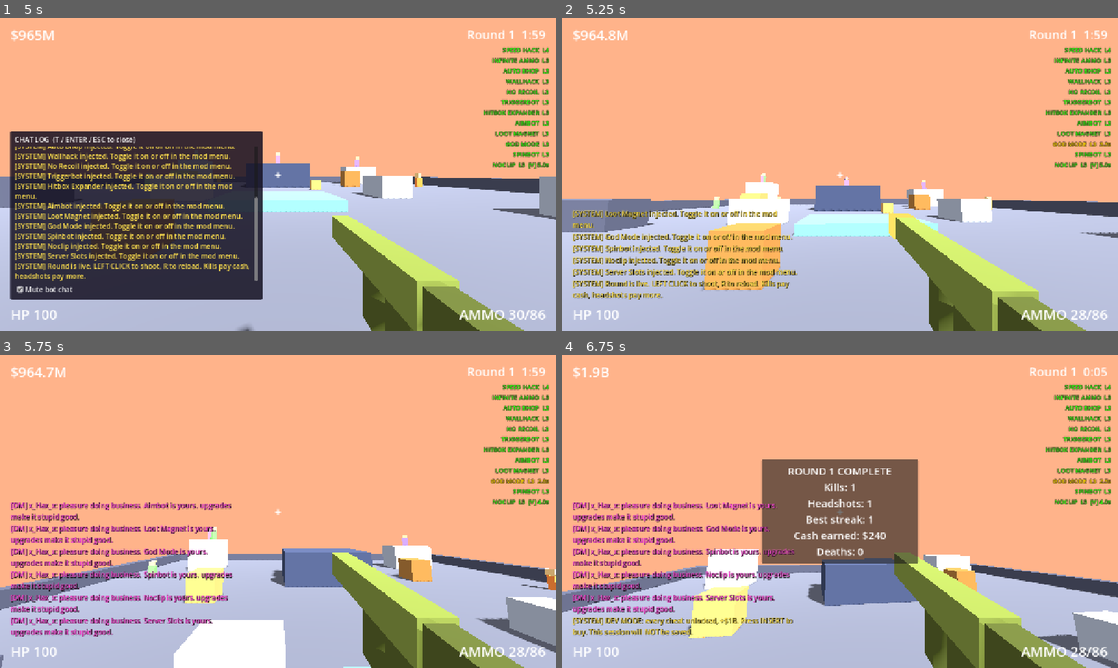
Above: before the commit, frames 1-4 (two rows, left to right).
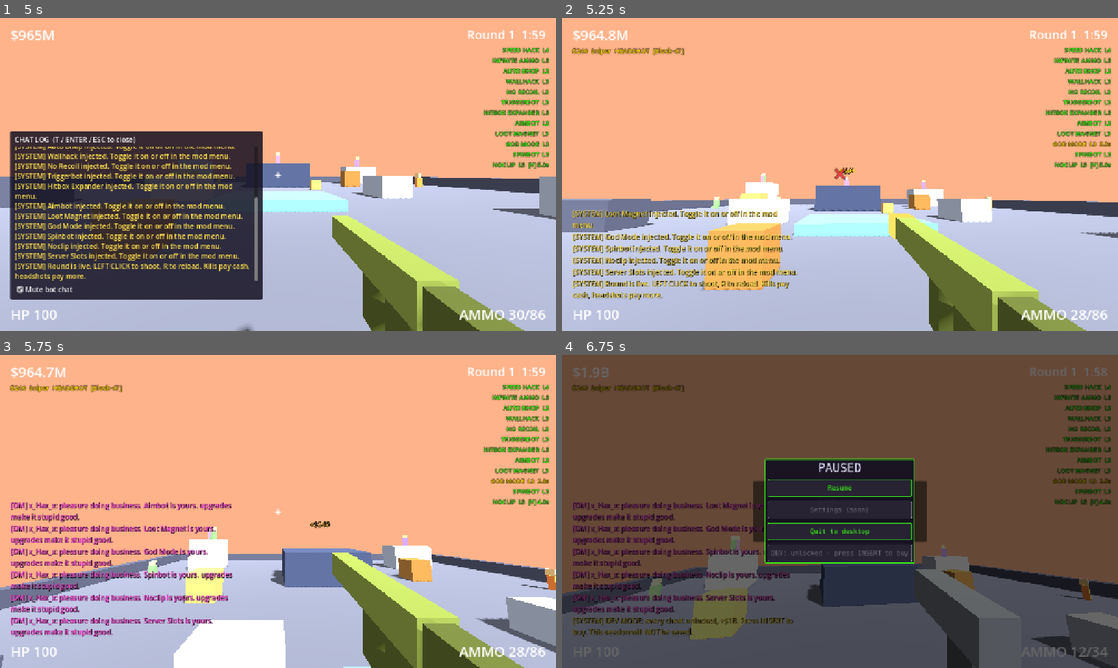
Above: after the commit, the same moments.

Repository: yeahlolnice/PixleShooterIdle
Game: Godot game, scene res://tools/screenshot_tour.tscn
The game is run twice, just before and just after one commit, with the same random seed, the same clock (stepped at 60 frames per second) and the same inputs. This scene is started directly instead of the project's main scene.
Inputs (mouse positions are in pixels of both pictures, inside the frame that each line leads up to):
- Up to frame 1 (5 s): tap Enter at 0.5 s; move the mouse to (400, 158) at 0.52 s; hold D (move_right) 0.53-1.25 s; hold Right mouse button (aim) 0.53-1.25 s; tap Space (jump) at 0.77, 2 s; click (400, 158) at 0.8 s; drag from (166, 190) to (250, 237) at 1.27 s; move the mouse to (333, 105) at 2.02 s; hold D (move_right) 2.03-2.75 s; hold V (noclip) 2.03-2.75 s; click (333, 105) at 2.17 s; right-click (333, 105) at 2.3 s; click "Mute bot chat" at 2.75 s; click "BUY $100" at 3.5 s; drag from (250, 237) to (111, 127) at 4.27 s
- Up to frame 2 (5.25 s): move the mouse to (1006, 221) at 5.02 s; hold A (move_left) from 5.03 s (still down); hold T (chat) from 5.03 s (still down); click (1006, 221) at 5.17 s
- Up to frame 3 (5.75 s): keep holding A (move_left); keep holding T (chat); tap Space (jump) at 5.27 s; tap V (noclip) at 5.3 s; tap R (reload) at 5.65 s
- Up to frame 4 (6.75 s): release A (move_left) at 5.75 s; release T (chat) at 5.75 s; drag from (673, 464) to (756, 433) at 5.77 s; move the mouse to (867, 511) at 6.52 s; hold S (move_back) from 6.53 s (still down); hold V (noclip) from 6.53 s (still down)

Frame 1 is identical in both runs. In frame 2, 0.4% of the frame differs, in the area x 1-53%, y 9-52%; in frame 3, 0.4%; in frame 4, 100%, in the area x 0-100%, y 0-100%.

Commit message:
TASK-027: juice pack (hit markers, pop-ups, kill feed, death screen, shake, scope)
- Hit marker over the crosshair on every hit (red on headshots, bigger on
  kills); floating damage numbers and "+$cash" over the body (HitFx).
- Kill feed (top left): cash, bot type, HEADSHOT, gun; 5 lines, fading.
- Death screen naming the killer with a respawn countdown.
- Sniper scope overlay (dark ring + cross) while scoped.
- Screen shake on hits taken and shots fired (player.json "shake",
  camera view offset only, never the aim).
- New EventBus signals kill_rewarded (exact payout) and scope_changed.
- Found by the windowed tour: the feedback layer was 0x0 because
  set_anchors_preset keeps the current rect; now set_anchors_and_offsets.
- Tests for every piece. D57.

Co-Authored-By: Claude Opus 5.5 <noreply@anthropic.com>

Diff:
--- a/autoload/event_bus.gd
+++ b/autoload/event_bus.gd
@@ -47,6 +47,11 @@
 # --- Economy / progression ----------------------------------------------------
 ## GameState cash changed. delta is negative for spending.
 signal cash_changed(total: float, delta: float)
+## MatchTracker paid `cash` for a bot kill; info is the bot_killed payload
+## (position, headshot, bot_type, gun_id). Juice: kill feed, +$ pop-ups.
+signal kill_rewarded(cash: float, info: Dictionary)
+## Scope view on/off (WeaponManager); HUD draws the scope overlay.
+signal scope_changed(scoped: bool)
 ## GameState kill counters changed.
 signal kills_changed(kills: int, lifetime_kills: int)
 ## A cheat became purchasable (kill or prestige threshold reached).
--- a/core/data_schema.gd
+++ b/core/data_schema.gd
@@ -243,7 +243,12 @@
 			"mouse_sensitivity": _NUM_POS,
 			"pitch_limit_deg": {"type": "number", "exclusive_min": 0, "max": 90},
 			"respawn_delay_s": _NUM_NONNEG,
-		},
+			"shake": {
+				"type": "object",
+				"fields": {"on_hit": _NUM_NONNEG, "on_fire": _NUM_NONNEG, "max": _NUM_NONNEG, "decay_per_s": _NUM_POS},
+			},
+		},
+		"optional": ["shake"],
 	},
 	"guns": {
 		"type": "object",
--- a/core/match_tracker.gd
+++ b/core/match_tracker.gd
@@ -96,7 +96,8 @@
 
 
 func _on_bot_killed(_bot: Node, info: Dictionary) -> void:
-	record_kill(bool(info.get("headshot", false)), String(info.get("bot_type", "")))
+	var cash := record_kill(bool(info.get("headshot", false)), String(info.get("bot_type", "")))
+	EventBus.kill_rewarded.emit(cash, info)
 
 
 func _on_player_died(_info: Dictionary) -> void:
--- a/data/player.json
+++ b/data/player.json
@@ -10,6 +10,7 @@
   "mouse_sensitivity": 0.12,
   "pitch_limit_deg": 89,
   "respawn_delay_s": 3.0,
+  "shake": {"on_hit": 0.12, "on_fire": 0.012, "max": 0.25, "decay_per_s": 1.2},
   "fall_kill_y": -20.0,
   "nav": {
     "agent_radius": 0.5,
--- a/scenes/main.gd
+++ b/scenes/main.gd
@@ -54,6 +54,9 @@
 	loot.tracker = tracker
 	loot.container = spawner   # _clear_bots frees leftover loot with the bots
 	add_child(loot)
+	var fx := HitFx.new()
+	fx.name = "HitFx"
+	add_child(fx)
 	ui_layer.add_child(load("res://ui/hud/hud.tscn").instantiate())
 	# Chat before the menus so open menus draw on top of it.
 	ui_layer.add_child(load("res://ui/chat/chat_box.tscn").instantiate())
--- /dev/null
+++ b/shooter/fx/hit_fx.gd
@@ -0,0 +1,49 @@
+class_name HitFx
+extends Node3D
+## World-space juice (TASK-027): floating damage numbers on bot_damaged
+## (gold on headshots) and "+$240" over the body on kill_rewarded. Labels
+## billboard, draw over walls, rise and fade, then free themselves.
+
+const RISE_M := 0.9
+const LIFE_S := 0.7
+const CASH_LIFE_S := 1.1
+const DAMAGE_PIXEL := 0.012
+const CASH_PIXEL := 0.016
+const HEAD_HEIGHT := Vector3(0, 1.9, 0)
+const CASH_HEIGHT := Vector3(0, 2.3, 0)
+
+
+func _ready() -> void:
+	EventBus.bot_damaged.connect(_on_bot_damaged)
+	EventBus.kill_rewarded.connect(_on_kill_rewarded)
+
+
+func _on_bot_damaged(_bot: Node, info: Dictionary) -> void:
+	var headshot := bool(info.get("headshot", false))
+	spawn_label("-%d" % roundi(float(info.get("amount", 0.0))), info.get("position", Vector3.ZERO) + HEAD_HEIGHT,
+		DataRegistry.color("cash") if headshot else Color.WHITE, DAMAGE_PIXEL * (1.3 if headshot else 1.0), LIFE_S)
+
+
+func _on_kill_rewarded(cash: float, info: Dictionary) -> void:
+	spawn_label("+" + Fmt.cash(cash), info.get("position", Vector3.ZERO) + CASH_HEIGHT,
+		DataRegistry.color("cash"), CASH_PIXEL, CASH_LIFE_S)
+
+
+func spawn_label(text: String, at: Vector3, color: Color, pixel: float, life: float) -> Label3D:
+	var l := Label3D.new()
+	l.text = text
+	l.modulate = color
+	l.outline_modulate = Color(0, 0, 0, 0.85)
+	l.outline_size = 10
+	l.font_size = 48
+	l.pixel_size = pixel
+	l.billboard = BaseMaterial3D.BILLBOARD_ENABLED
+	l.no_depth_test = true
+	l.fixed_size = false
+	add_child(l)
+	l.global_position = at
+	var tw := l.create_tween().set_parallel(true)
+	tw.tween_property(l, "global_position", at + Vector3(0, RISE_M, 0), life)
+	tw.tween_property(l, "modulate:a", 0.0, life).set_ease(Tween.EASE_IN)
+	tw.chain().tween_callback(l.queue_free)
+	return l
--- a/shooter/player/player.gd
+++ b/shooter/player/player.gd
@@ -57,6 +57,10 @@
 var spawn_points: Array[Vector3] = []
 ## Mouse-look multiplier; WeaponManager lowers it while scoped (zoom ratio).
 var look_scale := 1.0
+## Screen shake (TASK-027): metres of camera view offset, decaying per
+## player.json "shake". shake_scale lets a settings menu turn it down (TASK-044).
+var shake := 0.0
+var shake_scale := 1.0
 ## False while a menu is open: look and movement input are ignored.
 var input_enabled := true
 
@@ -93,6 +97,8 @@
 	EventBus.menu_toggled.connect(_on_menu_toggled)
 	EventBus.bot_killed.connect(_on_bot_killed)
 	EventBus.round_state_changed.connect(_on_round_state_changed)
+	EventBus.player_damaged.connect(func(_amount, _left, _src): add_shake(_shake_cfg("on_hit")))
+	EventBus.weapon_fired.connect(func(_gun): add_shake(_shake_cfg("on_fire")))
 	if DisplayServer.get_name() != "headless":
 		Input.mouse_mode = Input.MOUSE_MODE_CAPTURED
 
@@ -261,6 +267,26 @@
 		noclip_fuel = float(noclip.get("burst_s", 0.0))
 
 
+# --- Screen shake --------------------------------------------------------------
+
+func add_shake(amount: float) -> void:
+	shake = minf(shake + amount * shake_scale, _shake_cfg("max"))
+
+
+func _shake_cfg(key: String) -> float:
+	return float(tuning.get("shake", {}).get(key, 0.0))
+
+
+func _process(delta: float) -> void:
+	if shake > 0.0:
+		shake = maxf(0.0, shake - _shake_cfg("decay_per_s") * delta)
+		camera.h_offset = randf_range(-shake, shake)
+		camera.v_offset = randf_range(-shake, shake)
+	elif camera.h_offset != 0.0 or camera.v_offset != 0.0:
+		camera.h_offset = 0.0
+		camera.v_offset = 0.0
+
+
 # --- Input ----------------------------------------------------------------------
 
 func _input(event: InputEvent) -> void:
--- a/shooter/weapons/weapon_manager.gd
+++ b/shooter/weapons/weapon_manager.gd
@@ -61,6 +61,7 @@
 ## Scopes in or out. Only guns with zoom_fov zoom; others just stay unscoped.
 func set_aiming(on: bool) -> void:
 	var scope := on and weapon != null and weapon.zoom_fov() > 0.0
+	var was_scoped := weapon != null and weapon.scoped
 	_aiming = on
 	if weapon:
 		weapon.scoped = scope
@@ -70,6 +71,8 @@
 	var p := get_parent()
 	if p and "look_scale" in p:
 		p.look_scale = (weapon.zoom_fov() / _base_fov) if scope and _base_fov > 0.0 else 1.0
+	if scope != was_scoped:
+		EventBus.scope_changed.emit(scope)
 
 
 func is_scoped() -> bool:
--- /dev/null
+++ b/tests/unit/test_juice.gd
@@ -0,0 +1,108 @@
+extends GutTest
+## Juice pack (TASK-027): kill_rewarded payout, hit marker, kill feed, death
+## screen, scope overlay, world damage/cash numbers, and screen shake.
+
+const PlayerScene := preload("res://shooter/player/player.tscn")
+const BotScene := preload("res://shooter/bots/bot.tscn")
+
+var _saved: Dictionary
+
+
+func before_each() -> void:
+	_saved = GameState.to_dict()
+	GameState.new_game()
+
+
+func after_each() -> void:
+	GameState.from_dict(_saved)
+
+
+func test_tracker_announces_the_cash_each_kill_paid() -> void:
+	var t: MatchTracker = add_child_autofree(MatchTracker.new())
+	t.arena_id = DataRegistry.first_arena_id()
+	var expected := t.kill_value(true, "grunt")
+	watch_signals(EventBus)
+	EventBus.bot_killed.emit(null, {"headshot": true, "bot_type": "grunt", "position": Vector3.ONE})
+	assert_signal_emitted(EventBus, "kill_rewarded")
+	var params: Array = get_signal_parameters(EventBus, "kill_rewarded")
+	assert_almost_eq(float(params[0]), expected, 0.001)
+	assert_eq(params[1]["position"], Vector3.ONE)
+
+
+func test_hit_marker_and_kill_feed() -> void:
+	var fb: HudFeedback = add_child_autofree(HudFeedback.new())
+	assert_false(fb.is_marker_visible())
+	EventBus.bot_damaged.emit(null, {"amount": 25.0, "headshot": false, "position": Vector3.ZERO})
+	assert_true(fb.is_marker_visible(), "hit marker on damage")
+	fb._process(1.0)
+	assert_false(fb.is_marker_visible(), "fades")
+	EventBus.kill_rewarded.emit(240.0, {"bot_type": "sniper", "headshot": true, "gun_id": "rifle_block47"})
+	assert_true(fb.is_marker_visible(), "kill marker")
+	assert_eq(fb.feed_lines(), [HudFeedback.feed_text(240.0, {"bot_type": "sniper", "headshot": true, "gun_id": "rifle_block47"})])
+	assert_string_contains(fb.feed_lines()[0], "$240")
+	assert_string_contains(fb.feed_lines()[0], "Sniper")
+	assert_string_contains(fb.feed_lines()[0], "HEADSHOT")
+	for i in HudFeedback.FEED_LINES + 3:
+		EventBus.kill_rewarded.emit(10.0, {"bot_type": "grunt"})
+	assert_eq(fb.feed_lines().size(), HudFeedback.FEED_LINES, "capped")
+
+
+func test_death_screen_names_the_killer_until_respawn() -> void:
+	var fb: HudFeedback = add_child_autofree(HudFeedback.new())
+	var bot: Bot = BotScene.instantiate()
+	bot.configure("rusher", DataRegistry.first_arena_id())
+	add_child_autofree(bot)
+	EventBus.player_died.emit({"position": Vector3.ZERO, "killer": bot})
+	assert_true(fb.is_death_screen_visible())
+	assert_string_contains(fb.death_screen_text(), "Rusher")
+	EventBus.player_spawned.emit(null)
+	assert_false(fb.is_death_screen_visible())
+
+
+func test_scope_overlay_follows_scope_changed() -> void:
+	var fb: HudFeedback = add_child_autofree(HudFeedback.new())
+	EventBus.scope_changed.emit(true)
+	assert_true(fb.is_scope_visible())
+	EventBus.scope_changed.emit(false)
+	assert_false(fb.is_scope_visible())
+
+
+func test_manager_announces_scope() -> void:
+	var p: Player = add_child_autofree(PlayerScene.instantiate())
+	var wm: WeaponManager = p.get_node("WeaponManager")
+	for g in DataRegistry.guns():
+		if float(g.get("zoom_fov", 0.0)) > 0.0:
+			wm.equip(g["id"])
+	watch_signals(EventBus)
+	wm.set_aiming(true)
+	assert_signal_emitted_with_parameters(EventBus, "scope_changed", [true])
+	wm.equip(DataRegistry.starter_gun_id())
+	assert_signal_emitted_with_parameters(EventBus, "scope_changed", [false])
+
+
+func test_world_numbers_spawn_and_free_themselves() -> void:
+	var fx: HitFx = add_child_autofree(HitFx.new())
+	EventBus.bot_damaged.emit(null, {"amount": 25.0, "headshot": true, "position": Vector3.ZERO})
+	EventBus.kill_rewarded.emit(12.0, {"position": Vector3.ZERO})
+	assert_eq(fx.get_child_count(), 2)
+	var texts := fx.get_children().map(func(l): return l.text)
+	assert_true(texts.has("-25"))
+	assert_true(texts.has("+$12"))
+	await wait_seconds(HitFx.CASH_LIFE_S + 0.2)
+	assert_eq(fx.get_child_count(), 0, "gone after their life")
+
+
+func test_shake_on_hit_caps_and_decays() -> void:
+	var p: Player = add_child_autofree(PlayerScene.instantiate())
+	var cfg: Dictionary = p.tuning["shake"]
+	p.take_damage(1.0, null)
+	assert_almost_eq(p.shake, float(cfg["on_hit"]), 0.0001)
+	for i in 20:
+		p.add_shake(float(cfg["on_hit"]))
+	assert_almost_eq(p.shake, float(cfg["max"]), 0.0001, "capped")
+	p._process(0.05)
+	assert_ne(p.camera.h_offset + p.camera.v_offset, 0.0, "camera jitters")
+	p._process(10.0)
+	p._process(0.01)
+	assert_eq(p.shake, 0.0)
+	assert_eq(p.camera.h_offset, 0.0, "back to rest")
--- a/tools/screenshot_tour.gd
+++ b/tools/screenshot_tour.gd
@@ -83,6 +83,15 @@
 		player.step_noclip(1.0 / 60.0, Vector3.UP * 0.5 + Vector3.FORWARD)
 	await _snap("noclip_flying")
 
+	player.toggle_noclip()
+	var killer: Node = null
+	for b in get_tree().get_nodes_in_group("bots"):
+		if CheatTargeting.is_live(b):
+			killer = b
+			break
+	player.die(killer)
+	await _snap("death_screen")
+
 	var pause := _ui(PauseMenu) as PauseMenu
 	pause.open_menu()
 	await _snap("pause_menu")
--- a/ui/hud/hud.gd
+++ b/ui/hud/hud.gd
@@ -28,6 +28,9 @@
 	summary_panel.hide()
 	freeze_label.hide()
 	_add_cheat_strip()
+	var feedback := HudFeedback.new()
+	feedback.name = "Feedback"
+	add_child(feedback)
 	_refresh_cash()
 	EventBus.cash_changed.connect(_on_cash_changed)
 	EventBus.ammo_changed.connect(set_ammo)
--- /dev/null
+++ b/ui/hud/hud_feedback.gd
@@ -0,0 +1,177 @@
+class_name HudFeedback
+extends Control
+## HUD juice (TASK-027), driven only by EventBus:
+##   hit marker   "×" over the crosshair on bot_damaged (red on headshots),
+##                bigger on kill_rewarded
+##   kill feed    top-left lines "+$240  Sniper  HEADSHOT  [Block-47]", fading out
+##   death screen "YOU DIED / killed by Rusher / respawn in 2.3" until player_spawned
+##   scope        dark ring + thin cross while scope_changed(true)
+
+const HIT_MARKER_S := 0.15
+const KILL_MARKER_S := 0.3
+const FEED_LINES := 5
+const FEED_LIFE_S := 4.0
+const FEED_FADE_S := 0.8
+const SCOPE_RADIUS_RATIO := 0.42   ## of the shorter screen side
+
+var _marker: Label
+var _marker_left := 0.0
+var _feed: VBoxContainer
+var _death: PanelContainer
+var _death_label: Label
+var _respawn_left := 0.0
+var _killer_name := ""
+var _scope: Control
+
+
+func _ready() -> void:
+	set_anchors_and_offsets_preset(Control.PRESET_FULL_RECT)   # not set_anchors_preset: that keeps the 0x0 rect
+	mouse_filter = Control.MOUSE_FILTER_IGNORE
+	_scope = ScopeOverlay.new()
+	_scope.set_anchors_and_offsets_preset(Control.PRESET_FULL_RECT)
+	_scope.mouse_filter = Control.MOUSE_FILTER_IGNORE
+	_scope.visible = false
+	add_child(_scope)
+	_marker = Label.new()
+	_marker.text = "×"
+	_marker.add_theme_font_size_override("font_size", 34)
+	_marker.add_theme_constant_override("outline_size", 4)
+	_marker.add_theme_color_override("font_outline_color", Color(0, 0, 0, 0.8))
+	_marker.set_anchors_preset(Control.PRESET_CENTER)
+	_marker.offset_left = -20.0
+	_marker.offset_right = 20.0
+	_marker.offset_top = -26.0
+	_marker.offset_bottom = 22.0
+	_marker.horizontal_alignment = HORIZONTAL_ALIGNMENT_CENTER
+	_marker.mouse_filter = Control.MOUSE_FILTER_IGNORE
+	_marker.visible = false
+	add_child(_marker)
+	_feed = VBoxContainer.new()
+	_feed.position = Vector2(24, 64)
+	_feed.mouse_filter = Control.MOUSE_FILTER_IGNORE
+	add_child(_feed)
+	_death = PanelContainer.new()
+	_death.set_anchors_preset(Control.PRESET_CENTER)
+	_death.offset_left = -200.0
+	_death.offset_right = 200.0
+	_death.offset_top = -70.0
+	_death.offset_bottom = 70.0
+	_death.visible = false
+	add_child(_death)
+	_death_label = Label.new()
+	_death_label.horizontal_alignment = HORIZONTAL_ALIGNMENT_CENTER
+	_death_label.vertical_alignment = VERTICAL_ALIGNMENT_CENTER
+	_death_label.add_theme_font_size_override("font_size", 22)
+	_death.add_child(_death_label)
+	EventBus.bot_damaged.connect(func(_bot, info): show_hit(bool(info.get("headshot", false)), false))
+	EventBus.kill_rewarded.connect(_on_kill_rewarded)
+	EventBus.player_died.connect(_on_player_died)
+	EventBus.player_spawned.connect(func(_p): _death.visible = false)
+	EventBus.scope_changed.connect(func(on): _scope.visible = on)
+
+
+func _process(delta: float) -> void:
+	if _marker_left > 0.0:
+		_marker_left -= delta
+		_marker.modulate.a = clampf(_marker_left / HIT_MARKER_S, 0.0, 1.0)
+		_marker.visible = _marker_left > 0.0
+	if _death.visible and _respawn_left > 0.0:
+		_respawn_left = maxf(0.0, _respawn_left - delta)
+		_death_label.text = death_text(_killer_name, _respawn_left)
+	for line in _feed.get_children():
+		var age := float(line.get_meta("age", 0.0)) + delta
+		line.set_meta("age", age)
+		line.modulate.a = clampf((FEED_LIFE_S - age) / FEED_FADE_S, 0.0, 1.0)
+		if age >= FEED_LIFE_S:
+			line.queue_free()
+
+
+func show_hit(headshot: bool, kill: bool) -> void:
+	_marker_left = KILL_MARKER_S if kill else HIT_MARKER_S
+	_marker.scale = Vector2.ONE * (1.5 if kill else 1.0)
+	_marker.pivot_offset = _marker.size * 0.5
+	_marker.add_theme_color_override("font_color", DataRegistry.color("danger") if headshot or kill else Color.WHITE)
+	_marker.modulate.a = 1.0
+	_marker.visible = true
+
+
+func is_marker_visible() -> bool:
+	return _marker.visible
+
+
+func feed_lines() -> Array:
+	return _feed.get_children().filter(func(l): return not l.is_queued_for_deletion()).map(func(l): return l.text)
+
+
+func is_death_screen_visible() -> bool:
+	return _death.visible
+
+
+func death_screen_text() -> String:
+	return _death_label.text
+
+
+func is_scope_visible() -> bool:
+	return _scope.visible
+
+
+## "+$240  Sniper  HEADSHOT  [Block-47]"
+static func feed_text(cash: float, info: Dictionary) -> String:
+	var bot_type := String(info.get("bot_type", ""))
+	var who := String(DataRegistry.bot(bot_type).get("name", bot_type.capitalize())) if bot_type != "" else "Bot"
+	var gun := String(DataRegistry.gun(String(info.get("gun_id", ""))).get("name", ""))
+	var text := "%s  %s" % [Fmt.cash(cash), who]
+	if bool(info.get("headshot", false)):
+		text += "  HEADSHOT"
+	if gun != "":
+		text += "  [%s]" % gun
+	return text
+
+
+static func death_text(killer_name: String, respawn_in: float) -> String:
+	var by := ("killed by %s" % killer_name) if killer_name != "" else "you fell"
+	return "YOU DIED\n%s\nrespawn in %.1f" % [by, respawn_in]
+
+
+func _on_kill_rewarded(cash: float, info: Dictionary) -> void:
+	show_hit(bool(info.get("headshot", false)), true)
+	var line := Label.new()
+	line.text = feed_text(cash, info)
+	line.add_theme_font_size_override("font_size", 15)
+	line.add_theme_constant_override("outline_size", 4)
+	line.add_theme_color_override("font_outline_color", Color(0, 0, 0, 0.8))
+	line.add_theme_color_override("font_color", DataRegistry.color("cash"))
+	line.set_meta("age", 0.0)
+	_feed.add_child(line)
+	while _feed.get_child_count() > FEED_LINES:
+		var old := _feed.get_child(0)
+		_feed.remove_child(old)
+		old.queue_free()
+
+
+func _on_player_died(info: Dictionary) -> void:
+	var killer: Variant = info.get("killer")
+	_killer_name = ""
+	if is_instance_valid(killer) and "stats" in killer:
+		_killer_name = String(killer.stats.get("name", ""))
+	_respawn_left = float(DataRegistry.player().get("respawn_delay_s", 0.0))
+	_death_label.text = death_text(_killer_name, _respawn_left)
+	_death.visible = true
+
+
+## Dark ring outside a circle in the screen centre, plus a thin cross.
+class ScopeOverlay:
+	extends Control
+
+	func _draw() -> void:
+		var c := size * 0.5
+		var r := minf(size.x, size.y) * HudFeedback.SCOPE_RADIUS_RATIO
+		var far := size.length()
+		draw_arc(c, r + far * 0.5, 0.0, TAU, 96, Color.BLACK, far, true)
+		draw_arc(c, r, 0.0, TAU, 96, Color(0, 0, 0, 0.9), 3.0, true)
+		draw_line(c - Vector2(r, 0), c + Vector2(r, 0), Color(0, 0, 0, 0.8), 1.5)
+		draw_line(c - Vector2(0, r), c + Vector2(0, r), Color(0, 0, 0, 0.8), 1.5)
+
+	func _notification(what: int) -> void:
+		if what == NOTIFICATION_RESIZED:
+			queue_redraw()
Not shown, added: shooter/fx/hit_fx.gd.uid
Not shown, added: tests/unit/test_juice.gd.uid
Not shown, added: ui/hud/hud_feedback.gd.uid
Not shown, changed: docs/ARCHITECTURE.md
Not shown, changed: docs/DATA.md
Not shown, changed: docs/DECISIONS.md
